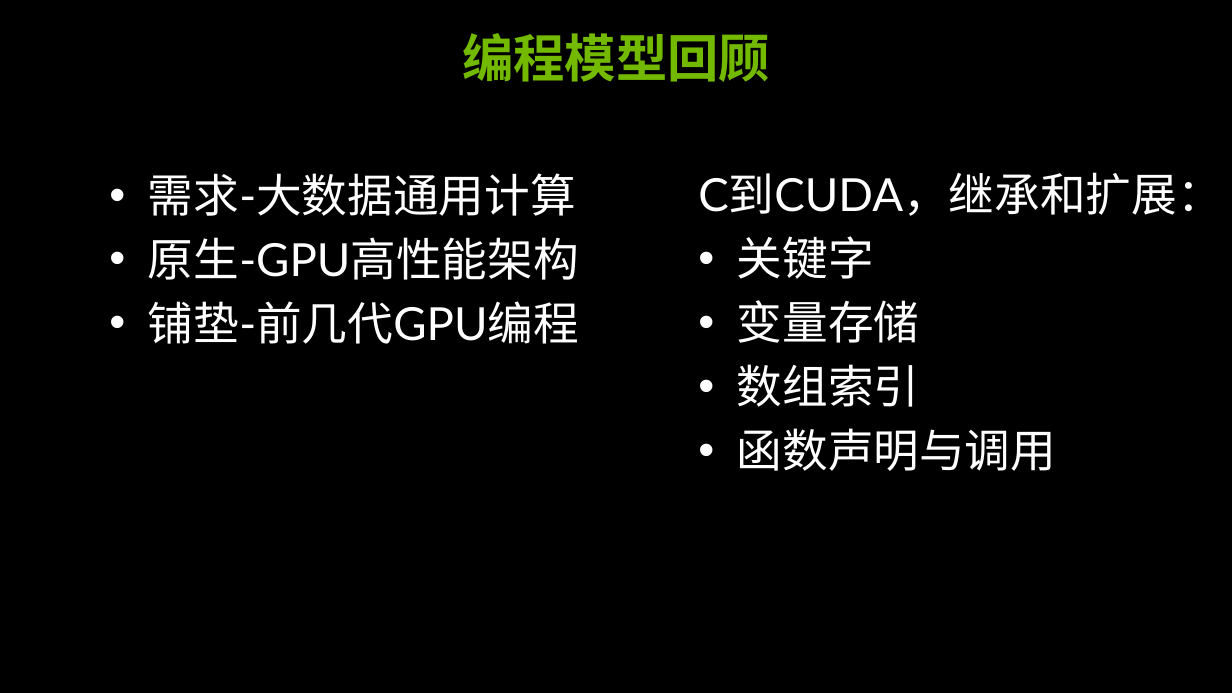
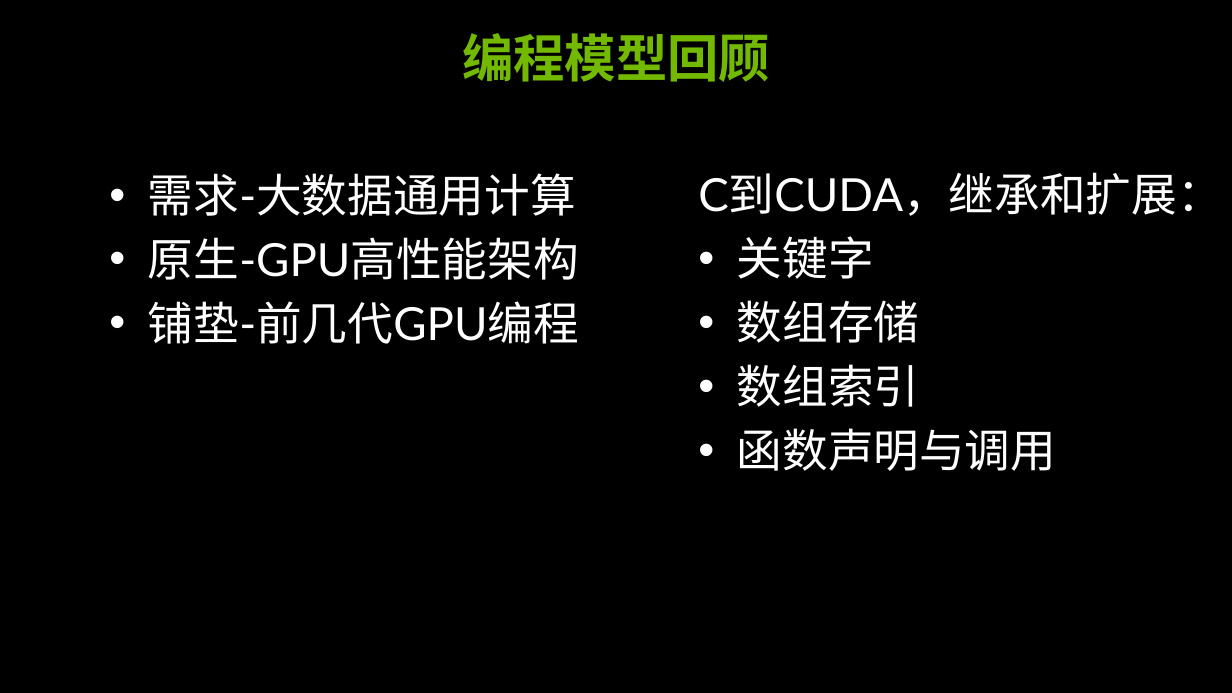
Before and after one commit to soulsheng/CUDA-Practice, a slide deck: slide 4 of doc/cuda_training_day1_pm(20141219Liu).pptx. Drawn at 1232x693 pixels with LibreOffice and Linux fonts; fonts in the diff are those of the drawing; background and template pictures are left out. Boxes give left, top, right and bottom in pixels: in the first picture for what was removed or moved away, otherwise in the second. Text is boxed around its words. In the diff, an @@ line names an element or a change of style, - is before the commit and + after.

```diff
--- a/doc/cuda_training_day1_pm(20141219Liu).pptx
+++ b/doc/cuda_training_day1_pm(20141219Liu).pptx
@@ text at bbox=[737, 300, 920, 343]: text changed @@
-• 变量存储
+• 数组存储
```
Also in this commit, not shown: 3 other slides changed, 1 slide added.
